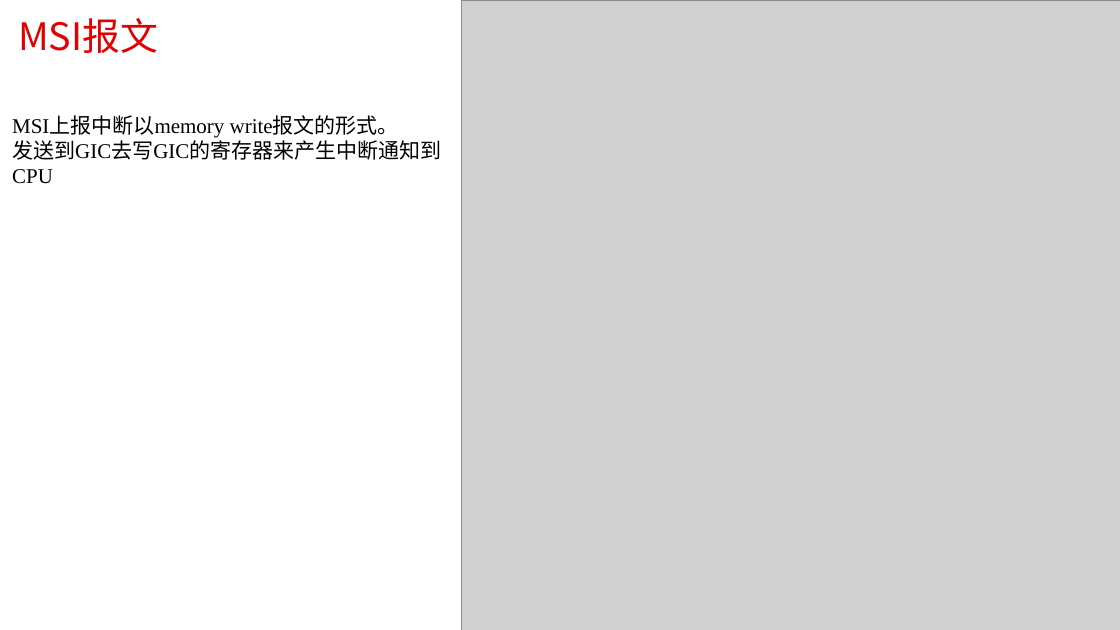
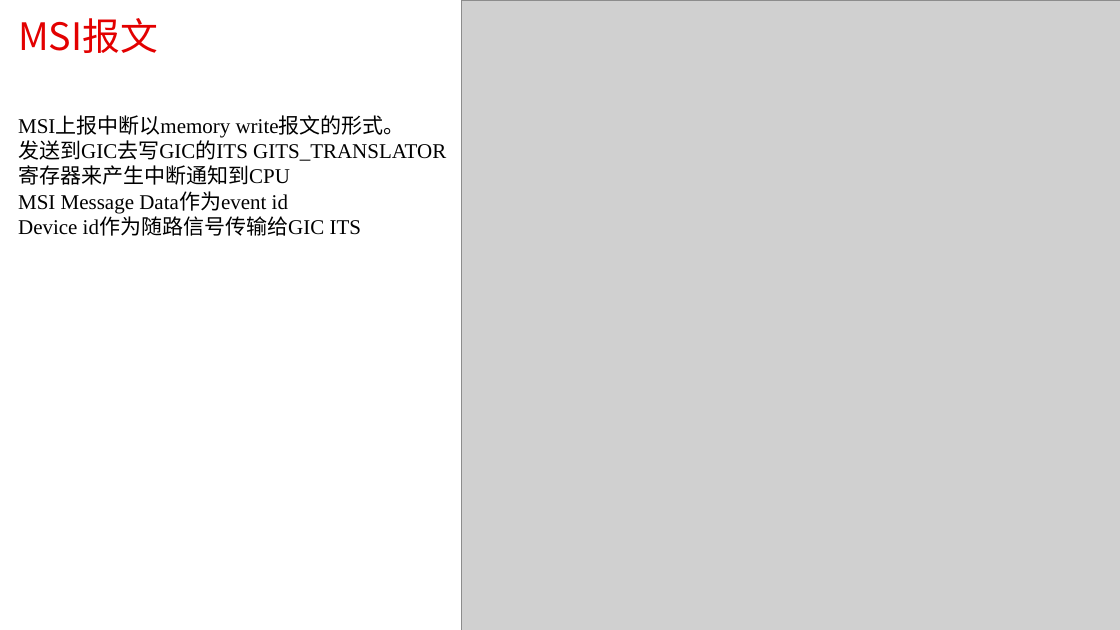
Before and after one commit to HallelujahJ/workspace, a slide deck: slide 14 of reference_doc/pcie/notebook/PCIE协议-Capability结构.pptx. Drawn at 1120x630 pixels with LibreOffice and Linux fonts; fonts in the diff are those of the drawing; grey boxes stand for pictures. Boxes give left, top, right and bottom in pixels: in the first picture for what was removed or moved away, otherwise in the second. Text is boxed around its words. In the diff, an @@ line names an element or a change of style, - is before the commit and + after.

```diff
--- a/reference_doc/pcie/notebook/PCIE协议-Capability结构.pptx
+++ b/reference_doc/pcie/notebook/PCIE协议-Capability结构.pptx
@@ text at box(18, 137, 446, 236): text changed @@
-发送到GIC去写GIC的寄存器来产生中断通知到CPU
+发送到GIC去写GIC的ITS GITS_TRANSLATOR寄存器来产生中断通知到CPU
+MSI Message Data作为event id
+Device id作为随路信号传输给GIC ITS
```
Also in this commit, not shown: 1 other slide changed, 11 slides added, 1 slide removed, 7 other files.
